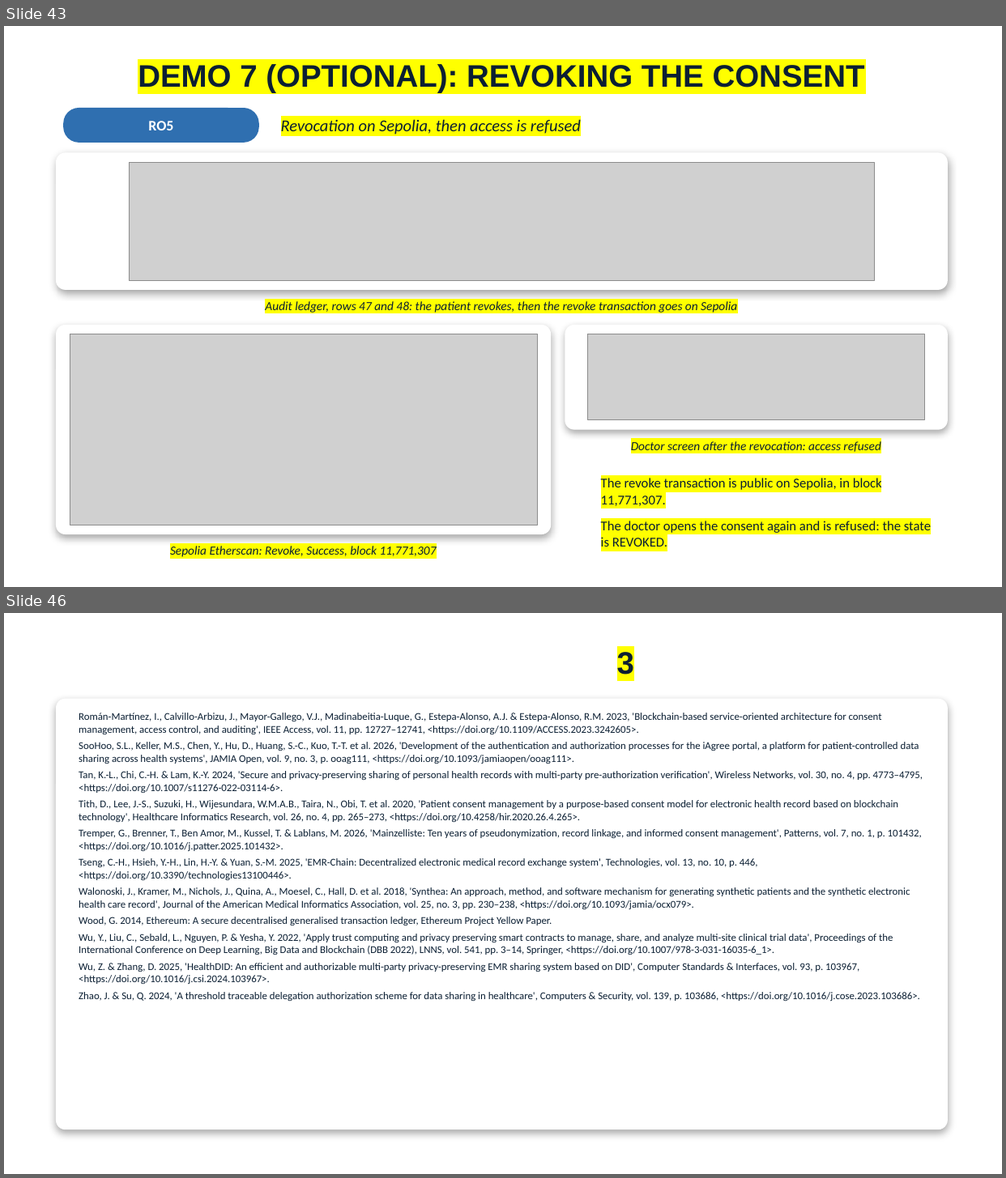
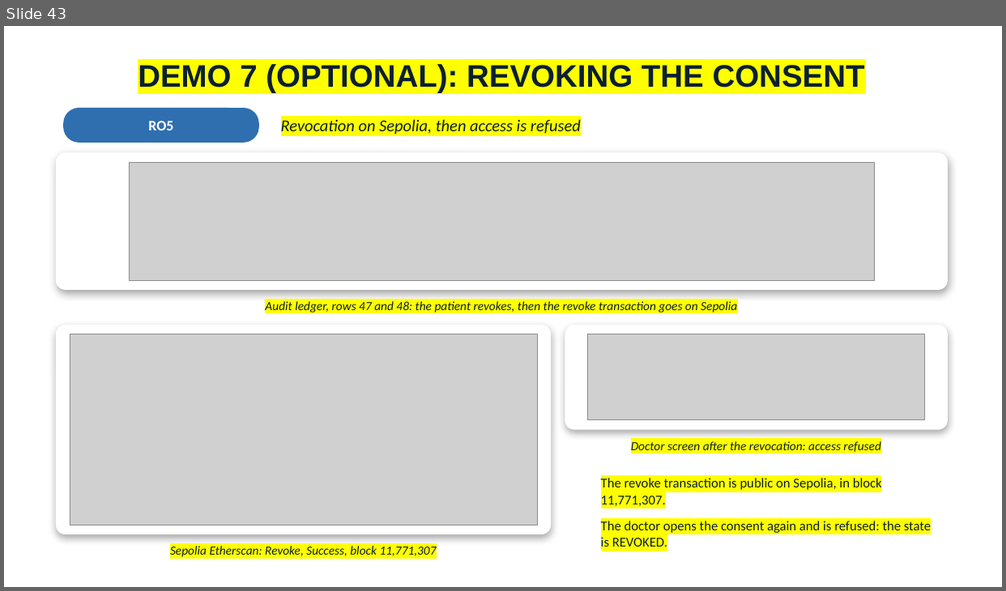
Before and after one commit to yasir12345678900/HealthRWA-Sepolia-Personal-try, a slide deck: docs/Yasir_Candidature_Reassessment_Slides_Simple_YELLOW_changes.pptx. Shown one above the other, each under a label of ours: slides 43 and 46 before the commit, slide 43 after it; the slides between them are not shown. The pictures are 1006x1178 and 1006x591 pixels, drawn with LibreOffice and Linux fonts; fonts in the diff are those of the drawing; grey boxes stand for pictures; background and template pictures are left out. Boxes give left, top, right and bottom in pixels: in the first picture for what was removed or moved away, otherwise in the second. Text is boxed around its words. In the diff, an @@ line names an element or a change of style, - is before the commit and + after.

```diff
--- a/docs/Yasir_Candidature_Reassessment_Slides_Simple_YELLOW_changes.pptx
+++ b/docs/Yasir_Candidature_Reassessment_Slides_Simple_YELLOW_changes.pptx
@@ slide 46 removed at [4, 613, 1002, 1174], background picture (left out) @@
@@ title removed at [580, 649, 645, 680] @@
-REFERENCES (3/3)
@@ rounded rectangle removed at [57, 699, 948, 1130] @@
@@ text removed at [79, 713, 923, 1002] @@
-Román-Martínez, I., Calvillo-Arbizu, J., Mayor-Gallego, V.J., Madinabeitia-Luque, G., Estepa-Alonso, A.J. & Estepa-Alonso, R.M. 2023, 'Blockchain-based service-oriented architecture for consent management, access control, and auditing', IEEE Access, vol. 11, pp. 12727–12741, <https://doi.org/10.1109/ACCESS.2023.3242605>.
-SooHoo, S.L., Keller, M.S., Chen, Y., Hu, D., Huang, S.-C., Kuo, T.-T. et al. 2026, 'Development of the authentication and authorization processes for the iAgree portal, a platform for patient-controlled data sharing across health systems', JAMIA Open, vol. 9, no. 3, p. ooag111, <https://doi.org/10.1093/jamiaopen/ooag111>.
-Tan, K.-L., Chi, C.-H. & Lam, K.-Y. 2024, 'Secure and privacy-preserving sharing of personal health records with multi-party pre-authorization verification', Wireless Networks, vol. 30, no. 4, pp. 4773–4795, <https://doi.org/10.1007/s11276-022-03114-6>.
-Tith, D., Lee, J.-S., Suzuki, H., Wijesundara, W.M.A.B., Taira, N., Obi, T. et al. 2020, 'Patient consent management by a purpose-based consent model for electronic health record based on blockchain technology', Healthcare Informatics Research, vol. 26, no. 4, pp. 265–273, <https://doi.org/10.4258/hir.2020.26.4.265>.
-Tremper, G., Brenner, T., Ben Amor, M., Kussel, T. & Lablans, M. 2026, 'Mainzelliste: Ten years of pseudonymization, record linkage, and informed consent management', Patterns, vol. 7, no. 1, p. 101432, <https://doi.org/10.1016/j.patter.2025.101432>.
-Tseng, C.-H., Hsieh, Y.-H., Lin, H.-Y. & Yuan, S.-M. 2025, 'EMR-Chain: Decentralized electronic medical record exchange system', Technologies, vol. 13, no. 10, p. 446, <https://doi.org/10.3390/technologies13100446>.
-Walonoski, J., Kramer, M., Nichols, J., Quina, A., Moesel, C., Hall, D. et al. 2018, 'Synthea: An approach, method, and software mechanism for generating synthetic patients and the synthetic electronic health care record', Journal of the American Medical Informatics Association, vol. 25, no. 3, pp. 230–238, <https://doi.org/10.1093/jamia/ocx079>.
-Wood, G. 2014, Ethereum: A secure decentralised generalised transaction ledger, Ethereum Project Yellow Paper.
-Wu, Y., Liu, C., Sebald, L., Nguyen, P. & Yesha, Y. 2022, 'Apply trust computing and privacy preserving smart contracts to manage, share, and analyze multi-site clinical trial data', Proceedings of the International Conference on Deep Learning, Big Data and Blockchain (DBB 2022), LNNS, vol. 541, pp. 3–14, Springer, <https://doi.org/10.1007/978-3-031-16035-6_1>.
-Wu, Z. & Zhang, D. 2025, 'HealthDID: An efficient and authorizable multi-party privacy-preserving EMR sharing system based on DID', Computer Standards & Interfaces, vol. 93, p. 103967, <https://doi.org/10.1016/j.csi.2024.103967>.
-Zhao, J. & Su, Q. 2024, 'A threshold traceable delegation authorization scheme for data sharing in healthcare', Computers & Security, vol. 139, p. 103686, <https://doi.org/10.1016/j.cose.2023.103686>.
@@ page number removed at [936, 1133, 981, 1160] @@
-46
```
Also in this commit, not shown: 1 slide changed, 1 other slide removed, 3 other files.
